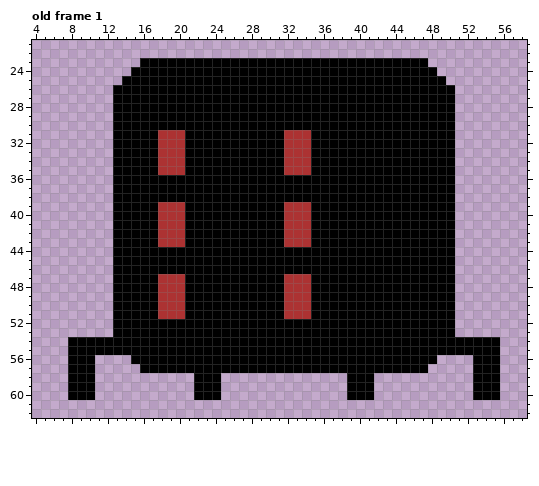
Two versions of one pixel-art file, Art/3001.aseprite. That is the earlier state.
64x64 pixels, 1 frame. Shown: old frame 1: x 4..58, y 21..62. The commit also changed other frames, which this record leaves out.
The same view after the edit:
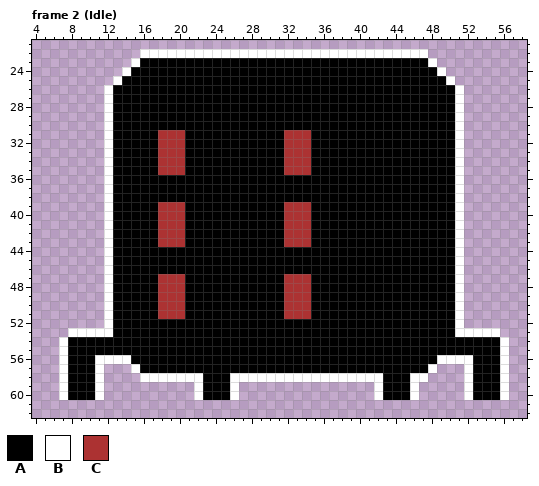
Palette (. is transparent): A #000000  B #ffffff  C #ac3232
A new or re-ordered frame is compared with the old frame closest to it.
Edits made:
frames 1 -> 8
Changed rows in their new state; - is an unchanged pixel.
Frame 2 (Idle) is new; against old frame 1:
first column x 7:
22 ---------BBBBBBBBBBBBBBBBBBBBBBBBBBBBBBBB---------
23 --------B--------------------------------B--------
24 -------B----------------------------------B-------
25 ------B------------------------------------B------
26 -----B--------------------------------------B-----
27 -----B--------------------------------------B-----
28 -----B--------------------------------------B-----
29 -----B--------------------------------------B-----
30 -----B--------------------------------------B-----
31 -----B--------------------------------------B-----
32 -----B--------------------------------------B-----
33 -----B--------------------------------------B-----
34 -----B--------------------------------------B-----
35 -----B--------------------------------------B-----
36 -----B--------------------------------------B-----
37 -----B--------------------------------------B-----
38 -----B--------------------------------------B-----
39 -----B--------------------------------------B-----
40 -----B--------------------------------------B-----
41 -----B--------------------------------------B-----
42 -----B--------------------------------------B-----
43 -----B--------------------------------------B-----
44 -----B--------------------------------------B-----
45 -----B--------------------------------------B-----
46 -----B--------------------------------------B-----
47 -----B--------------------------------------B-----
48 -----B--------------------------------------B-----
49 -----B--------------------------------------B-----
50 -----B--------------------------------------B-----
51 -----B--------------------------------------B-----
52 -----B--------------------------------------B-----
53 -BBBBB--------------------------------------BBBBB-
54 B------------------------------------------------B
55 B------------------------------------------------B
56 B---BBBB----------------------------------BBBB---B
57 B---B---B--------------------------------B---B---B
58 B---B----BBBBBBB--ABBBBBBBBBBBBBBBBBAAABB----B---B
59 B---B----------B--AB------------...BAAAB-----B---B
60 B---B----------B--AB------------...BAAAB-----B---B
Where, in picture pixels (left, top, right, bottom), the same in both pictures:
changed: (59, 49, 509, 400)
